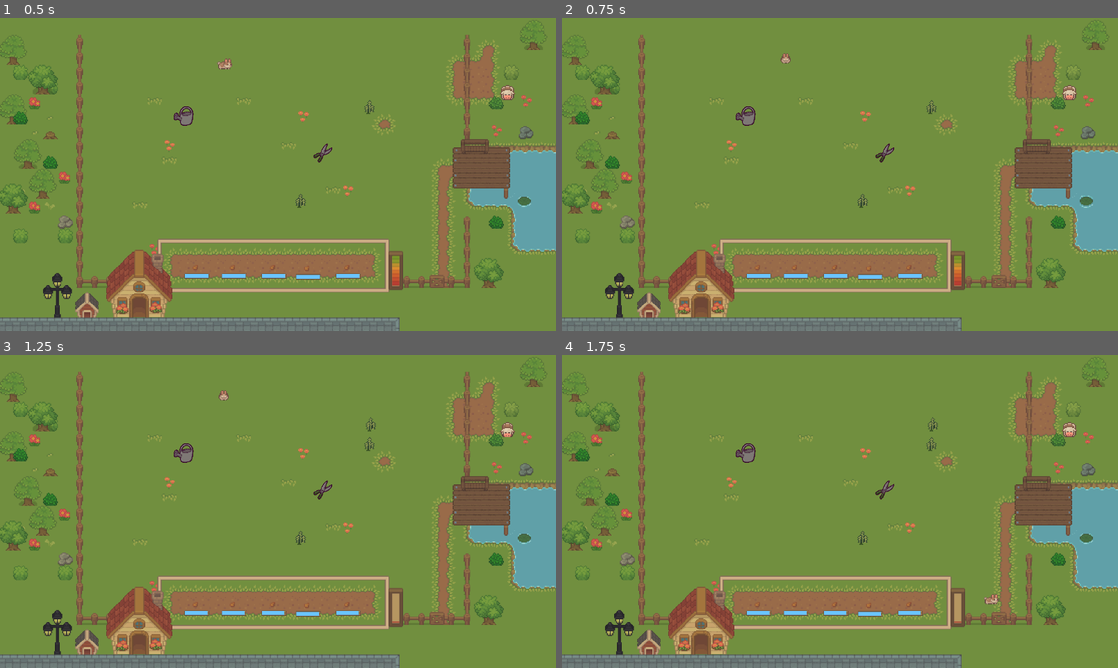
Above: before the commit, frames 1-4 (two rows, left to right).
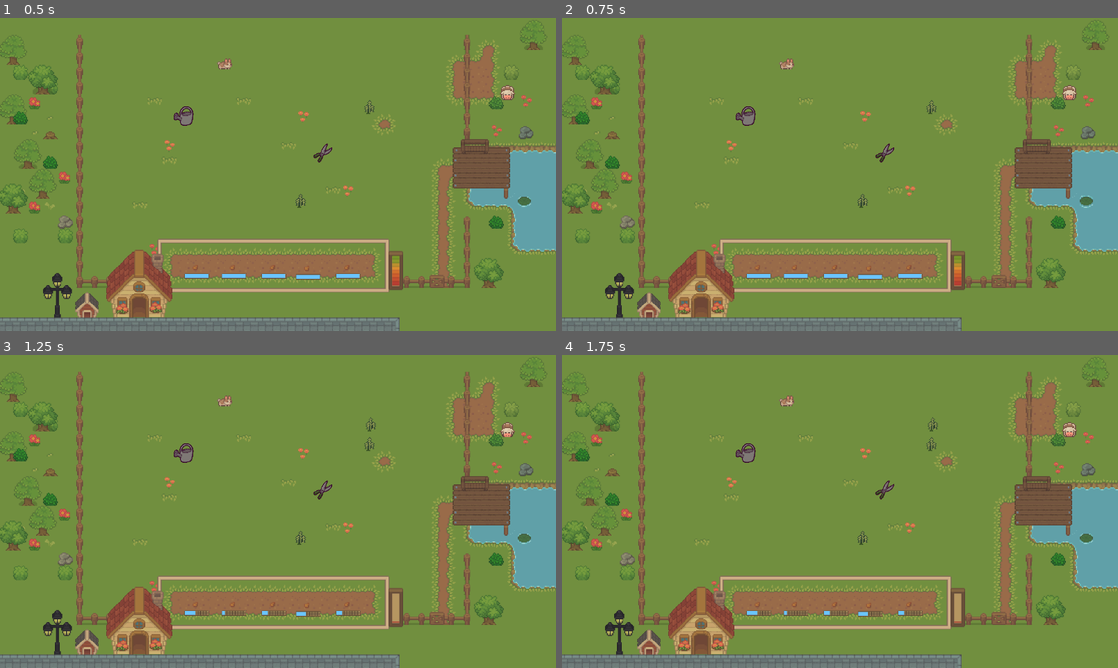
Above: after the commit, the same moments.

Repository: Piggward/GetOutOfMeGarden
Game: Godot game, scene res://scenes/main_scene_art.tscn
Same seed, same stepped clock (60 frames per second), same inputs: the game is played once before the commit and once after it. This scene is started directly instead of the project's main scene.
Inputs (mouse positions are in pixels of both pictures, inside the frame that each line leads up to):
- Up to frame 1 (0.5 s): no input
- Up to frame 2 (0.75 s): move the mouse to (784, 61) at 0.52 s; press the mouse at (784, 61) at 0.53 s
- Up to frame 3 (1.25 s): no input
- Up to frame 4 (1.75 s): tap Enter at 1.25 s; move the mouse to (884, 489) at 1.27 s; release the mouse at (884, 489) at 1.28 s; right-click (884, 489) at 1.35 s; click (884, 489) at 1.42 s

Frame 1 is identical in both runs. In frame 2, 0.1% of the frame differs, in the area x 39-42%, y 11-17%; in frame 3, 0.3%; in frame 4, 0.3%, in the area x 35-79%, y 12-84%.
Error after the commit: Parse Error: Expected indented block after "if" block. (res://scripts/flower_bed.gd:32)

Commit message:
Auto stash before merge of "main" and "origin/main"

Diff:
--- a/scenes/flower_bed.tscn
+++ b/scenes/flower_bed.tscn
@@ -19,3 +19,9 @@
 
 [node name="Flower5" parent="." instance=ExtResource("1_whtkq")]
 position = Vector2(120, 1)
+
+[connection signal="flower_died" from="Flower" to="." method="_on_flower_flower_died"]
+[connection signal="flower_died" from="Flower2" to="." method="_on_flower_flower_died"]
+[connection signal="flower_died" from="Flower3" to="." method="_on_flower_flower_died"]
+[connection signal="flower_died" from="Flower4" to="." method="_on_flower_flower_died"]
+[connection signal="flower_died" from="Flower5" to="." method="_on_flower_flower_died"]
--- a/scripts/flower.gd
+++ b/scripts/flower.gd
@@ -1,5 +1,5 @@
 extends InteractableArea
-
+class_name  Flower
 var max_water_liters = 20.0     # Maximum water at time
 var current_water_liters = 20.0  # Current watering progress
 
@@ -9,12 +9,14 @@
 var is_dead = false
 
 @onready var interaction_timer = $InteractionTimer
+@onready var growth_timer = $GrowTimer
 @onready var water_level: ProgressBar = $ProgressBar
 var watering_speed_factor = 0.2
 var watering_speed = 0
 @onready var sprite_sheet = $Sprite2D
 
-enum progress {SEED, SEEDING, SPROUTING, VEGETATION, GROWN, DEAD}
+enum progress {SEED = 0, SEEDING = 1, SPROUTING = 2, VEGETATION = 3, GROWN = 4, DEAD = 5}
+signal flower_died
 
 func is_interactable(tool: String):
 	if tool == 'VattenKanna':
@@ -36,16 +38,21 @@
 func set_growth_stage(id: int):
 	cur_sprite_id = start_sprite_id + id
 	sprite_sheet.frame = cur_sprite_id
+	growth_timer.paused = false
 
 func _ready():
 	watering_speed = max_water_liters/watering_speed_factor
-
+	current_water_liters = randi_range(2, 10)
+	growth_timer.paused = false
 # GROW
 func _on_grow_timer_timeout() -> void:
 	if current_water_liters > 0:
 		current_water_liters -= 1
 	print("losing water " + str((current_water_liters/max_water_liters) * 100))
 	water_level.value = (current_water_liters/max_water_liters) * 100
+	if current_water_liters == 0:
+		_kill()
+
 
 func _on_interaction_timer_timeout() -> void:
 	can_interact = true
@@ -53,3 +60,5 @@
 func _kill():
 	is_dead = true
 	set_growth_stage(progress.DEAD)
+	growth_timer.paused = true
+	flower_died.emit()
--- a/scripts/flower_bed.gd
+++ b/scripts/flower_bed.gd
@@ -1,18 +1,23 @@
 extends Node2D
 class_name FlowerBed
-@onready var flowers = [
+@onready var flowers: Array[Flower] = [
 	$Flower,
 	$Flower2,
 	$Flower3,
 	$Flower4,
 	$Flower5
 ]
+var flowers_alive = []
+
 var flower_start_frames = [0, 1, 2, 3, 4, 5, 6, 7, 8]
+signal flowers_died
 
 func _ready() -> void:
 	for flower in flowers:
 		var random_frame = randi_range(0, flower_start_frames.size() - 1)
-		flower.start_sprite_id = flower_start_frames.pop_at(random_frame*6)
+		flower.start_sprite_id = flower_start_frames.pop_at(random_frame) * 6
+		flowers_alive.append(flower)
+	set_growth_stage(0)
 
 func set_growth_stage(id: int):
 	for flower in flowers:
@@ -20,3 +25,14 @@
 
 func get_random_alive_flower()-> Area2D:
 	return flowers[randi_range(0,flowers.size()-1)]
+
+func _on_flower_flower_died() -> void:
+	var index_to_remove = flowers_alive.size()
+	for flower in flowers_alive:
+		if flower.is_dead:
+
+
+	if flowers_alive.size() == 0:
+		flowers_died.emit()
+
+func
Not shown: 2 places in scenes/main_scene_art.tscn that only renumber resources
Not shown, changed: assets/.DS_Store
